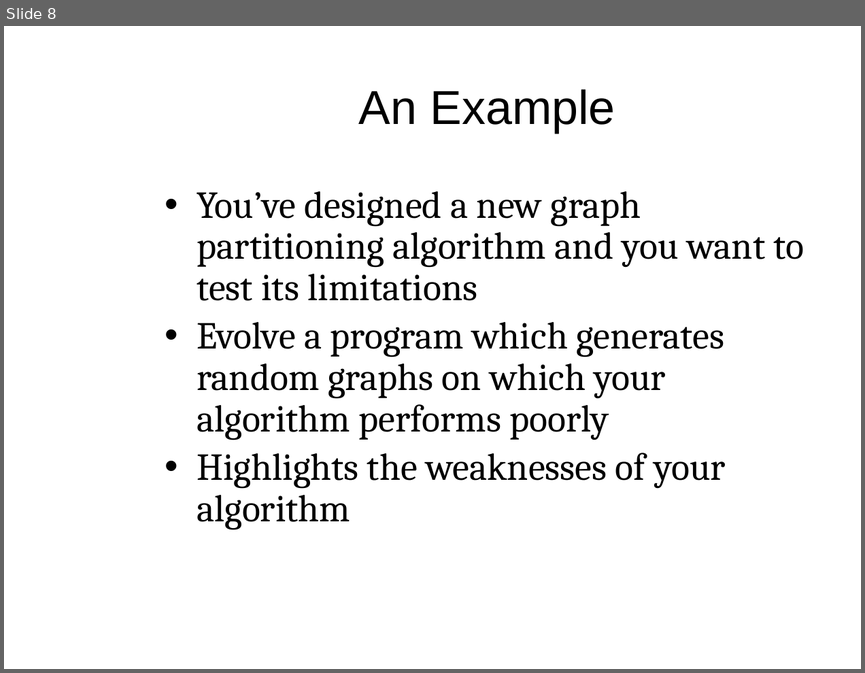
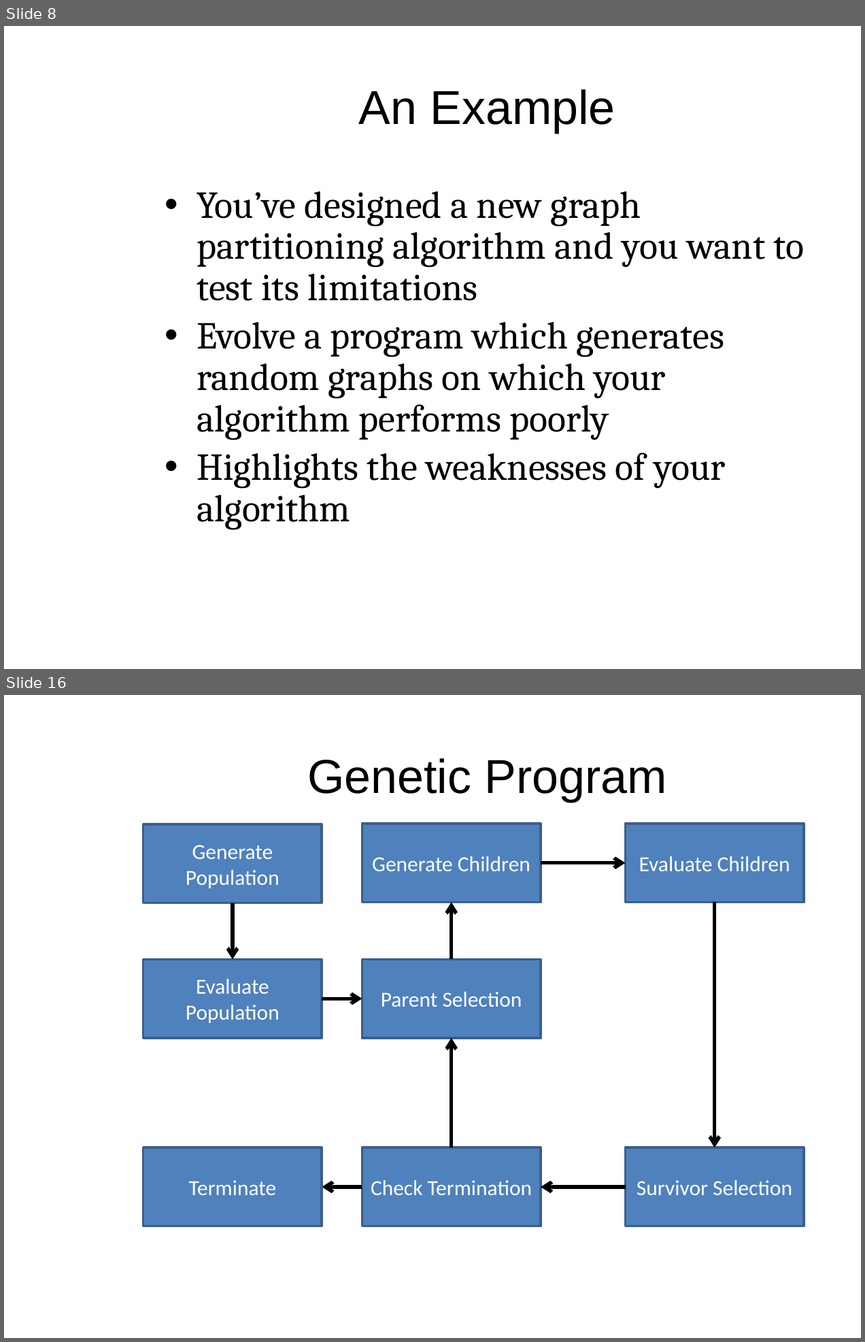
Before and after one commit to mam446/GraphEvo, a slide deck: documents/PopeMartinGraphTheoryPresentation.pptx. Shown one above the other, each under a label of ours: slide 8 before the commit, slides 8 and 16 after it; the slides between them are not shown. The pictures are 865x673 and 865x1342 pixels, drawn with LibreOffice and Linux fonts; fonts in the diff are those of the drawing; background and template pictures are left out. Boxes give left, top, right and bottom in pixels: in the first picture for what was removed or moved away, otherwise in the second. Text is boxed around its words. In the diff, an @@ line names an element or a change of style, - is before the commit and + after.

```diff
--- a/documents/PopeMartinGraphTheoryPresentation.pptx
+++ b/documents/PopeMartinGraphTheoryPresentation.pptx
@@ slide 16 added at [4, 695, 861, 1338], background picture (left out) @@
@@ title added at [307, 758, 666, 802], 40 pt, text #000000 @@
+Genetic Program
@@ group added at [143, 824, 804, 1226]: 8 rectangles, 8 arrows @@
+Generate Population
+Evaluate Population
+Parent Selection
+Generate Children
+Evaluate Children
+Survivor Selection
+Check Termination
+Terminate
```
Also in this commit, not shown: 1 slide changed, 21 other slides added, 3 slides removed.
